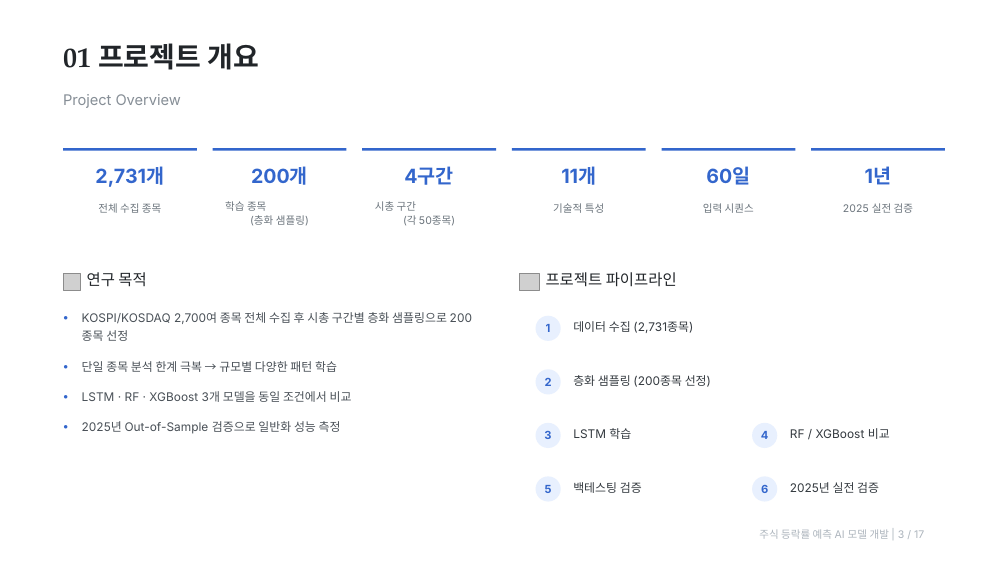
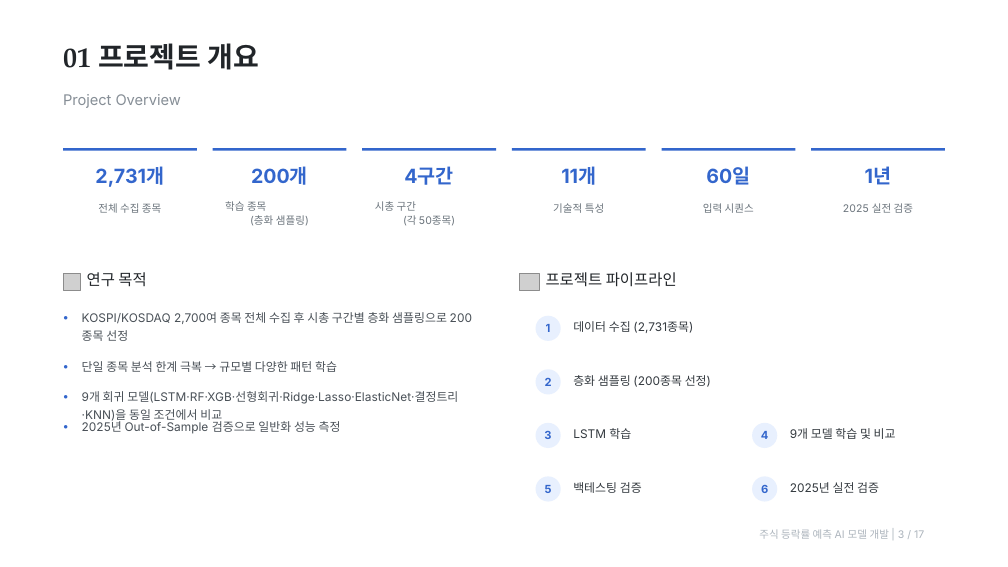
Before and after one commit to ksh1004/stock_prediction, a slide deck: slide 3 of 01_stock_prediction_report.pptx. Drawn at 1008x567 pixels with LibreOffice and Linux fonts; fonts in the diff are those of the drawing; grey boxes stand for pictures; background and template pictures are left out. Boxes give left, top, right and bottom in pixels: in the first picture for what was removed or moved away, otherwise in the second. Text is boxed around its words. In the diff, an @@ line names an element or a change of style, - is before the commit and + after.

```diff
--- a/01_stock_prediction_report.pptx
+++ b/01_stock_prediction_report.pptx
@@ text at [82, 391, 458, 423]: text changed @@
-LSTM · RF · XGBoost 3개 모델을 동일 조건에서 비교
+9개 회귀 모델(LSTM·RF·XGB·선형회귀·Ridge·Lasso·ElasticNet·결정트리·KNN)을 동일 조건에서 비교
@@ text at [790, 428, 896, 439]: text changed @@
-RF / XGBoost 비교
+9개 모델 학습 및 비교
```
Also in this commit, not shown: 5 other slides changed, 6 slides added, 1 other file.
